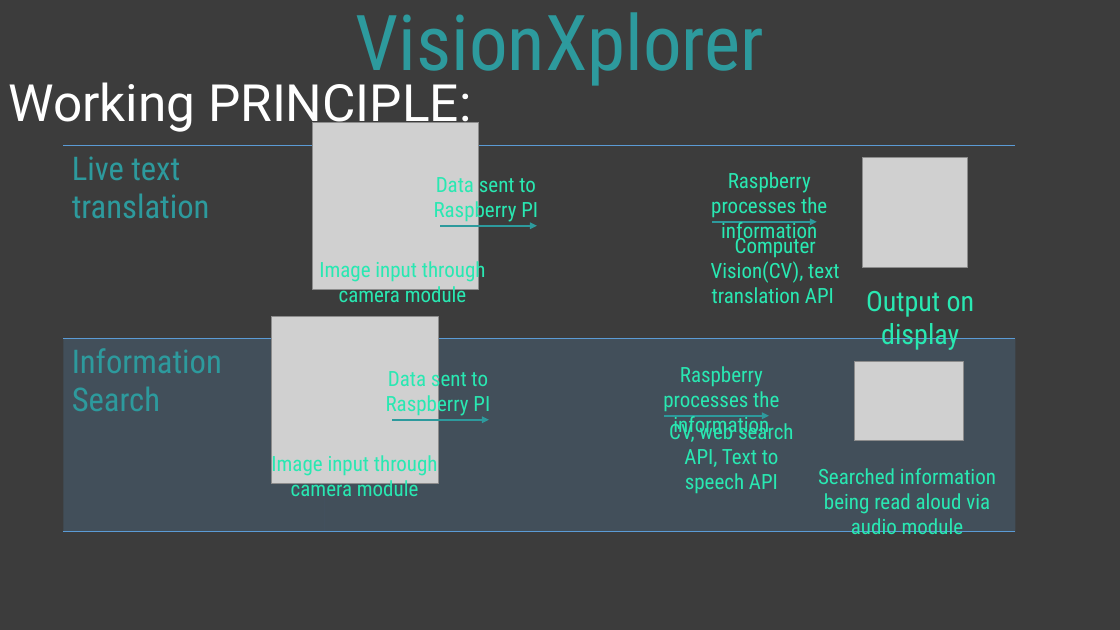
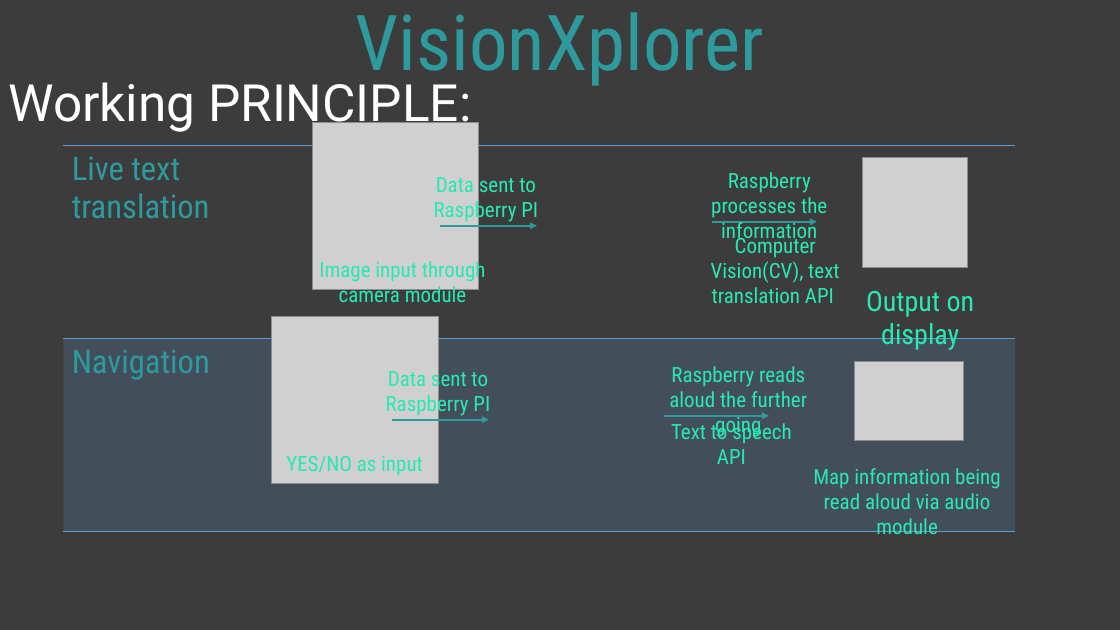
Before and after one commit to Soumyajit01/VisionXplorer, a slide deck: slide 6 of visionXplorer ppt files/visionXplorer.pptx. Drawn at 1120x630 pixels with LibreOffice and Linux fonts; fonts in the diff are those of the drawing; grey boxes stand for pictures. Boxes give left, top, right and bottom in pixels: in the first picture for what was removed or moved away, otherwise in the second. Text is boxed around its words. In the diff, an @@ line names an element or a change of style, - is before the commit and + after.

Commit message:
modify pptx

```diff
--- a/visionXplorer ppt files/visionXplorer.pptx
+++ b/visionXplorer ppt files/visionXplorer.pptx
@@ table at <box>63,145,1015,531</box> @@
-row 2, column 1: Information Search
+row 2, column 1: Navigation
@@ text at <box>669,366,807,439</box>: text changed @@
-Raspberry processes the information
+Raspberry reads aloud the further going
@@ text at <box>671,421,791,464</box>: text changed @@
-CV, web search API, Text to speech API
+Text to speech API
@@ text at <box>286,456,423,476</box>: text changed @@
-Image input through camera module
+YES/NO as input
@@ text at <box>813,468,1001,534</box>: text changed @@
-Searched information being read aloud via audio module
+Map information being read aloud via audio module
```
Also in this commit, not shown: 1 other slide changed.
